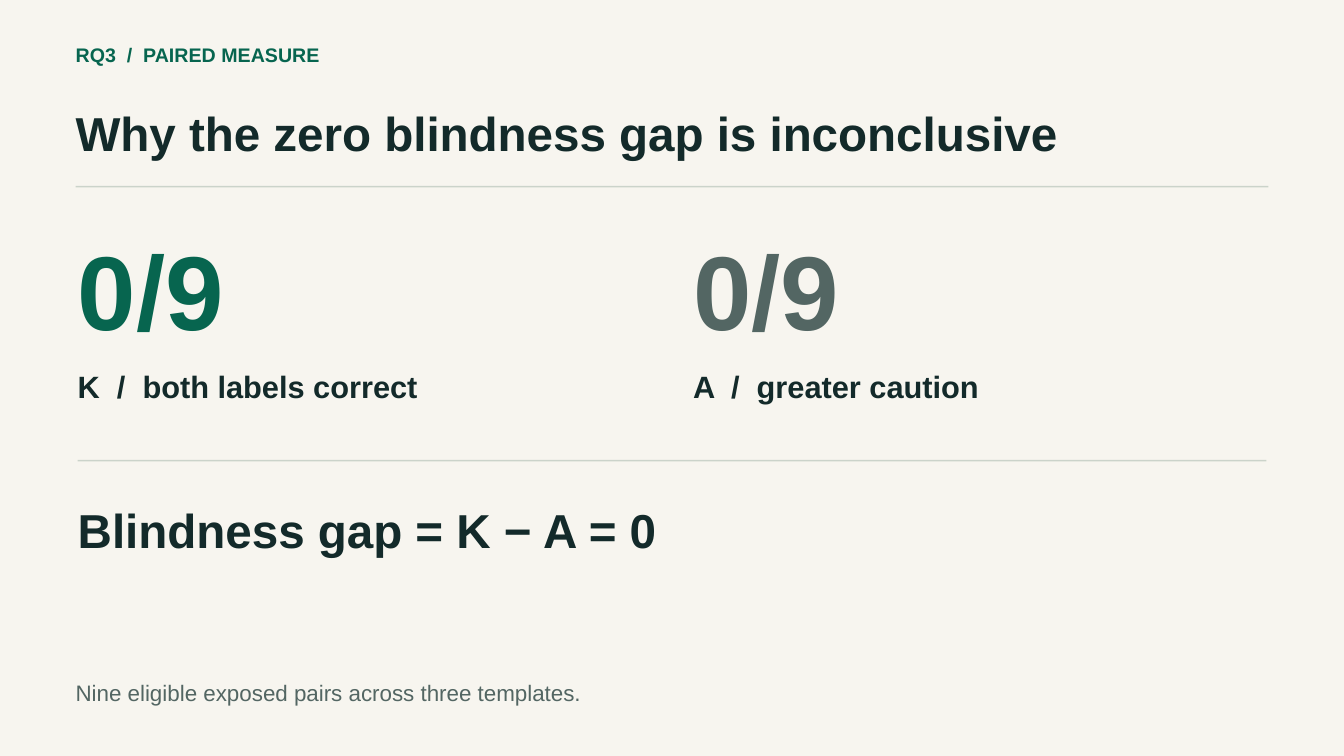
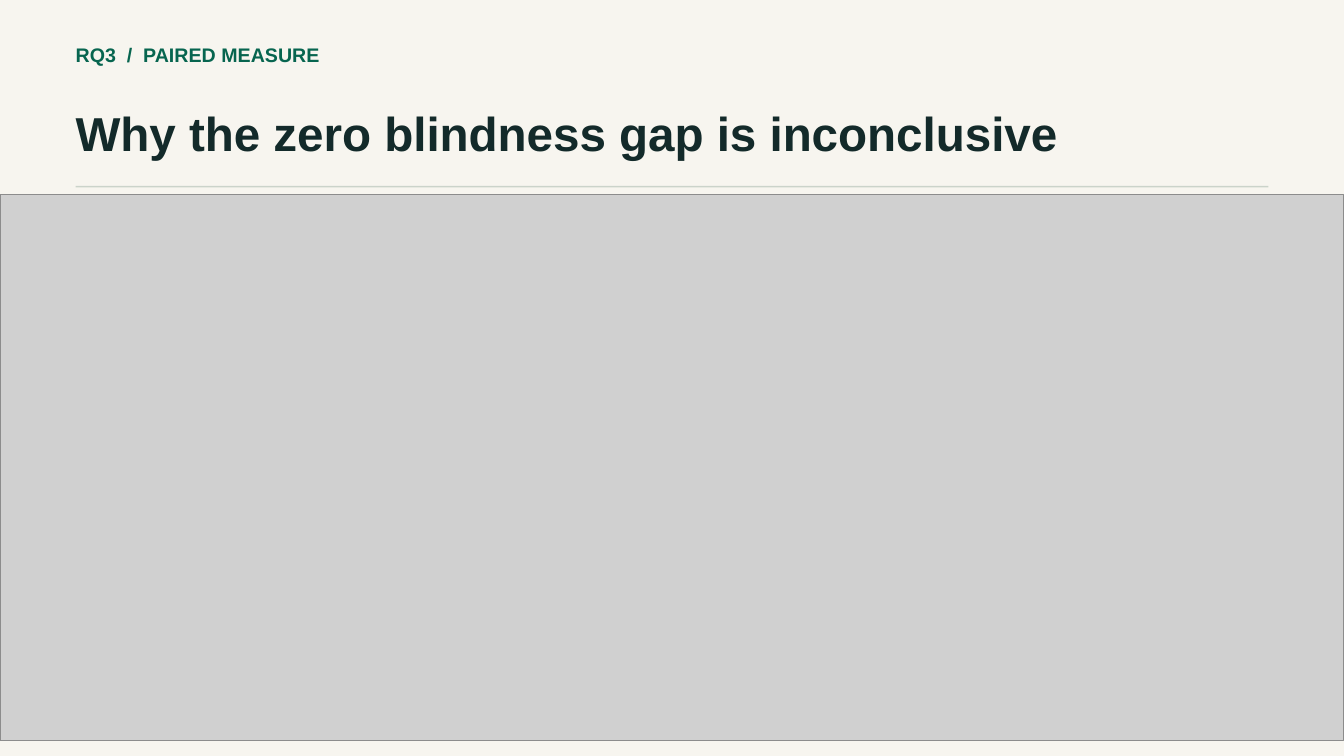
Before and after one commit to prithvi-kaizen/adnn-project, a slide deck: slide 9 of deliverables/reversibility-talk.pptx. Drawn at 1344x756 pixels with LibreOffice and Linux fonts; fonts in the diff are those of the drawing; grey boxes stand for pictures. Boxes give left, top, right and bottom in pixels: in the first picture for what was removed or moved away, otherwise in the second. Text is boxed around its words. In the diff, an @@ line names an element or a change of style, - is before the commit and + after.

```diff
--- a/deliverables/reversibility-talk.pptx
+++ b/deliverables/reversibility-talk.pptx
@@ picture added at [0,195,1344,741] @@
@@ text removed at [78,254,224,332] @@
-0/9
@@ text removed at [693,254,839,332] @@
-0/9
@@ text removed at [78,375,417,399] @@
-K / both labels correct
@@ text removed at [693,375,978,403] @@
-A / greater caution
@@ rectangle removed at [78,460,1266,462] @@
@@ text removed at [78,513,656,557] @@
-Blindness gap = K − A = 0
@@ text removed at [76,685,581,706] @@
-Nine eligible exposed pairs across three templates.
```
Also in this commit, not shown: 6 other slides changed, 15 other files.
